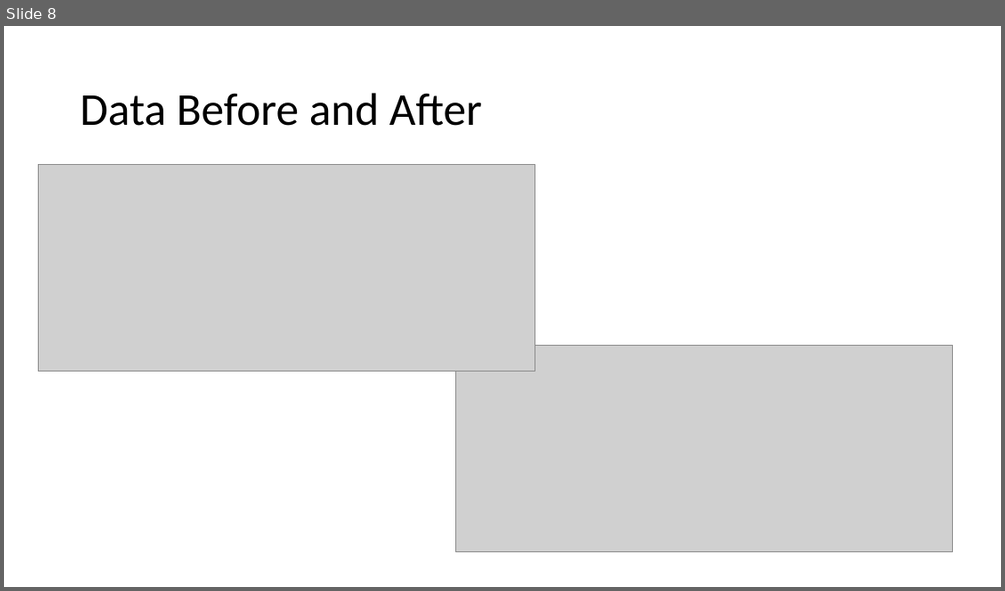
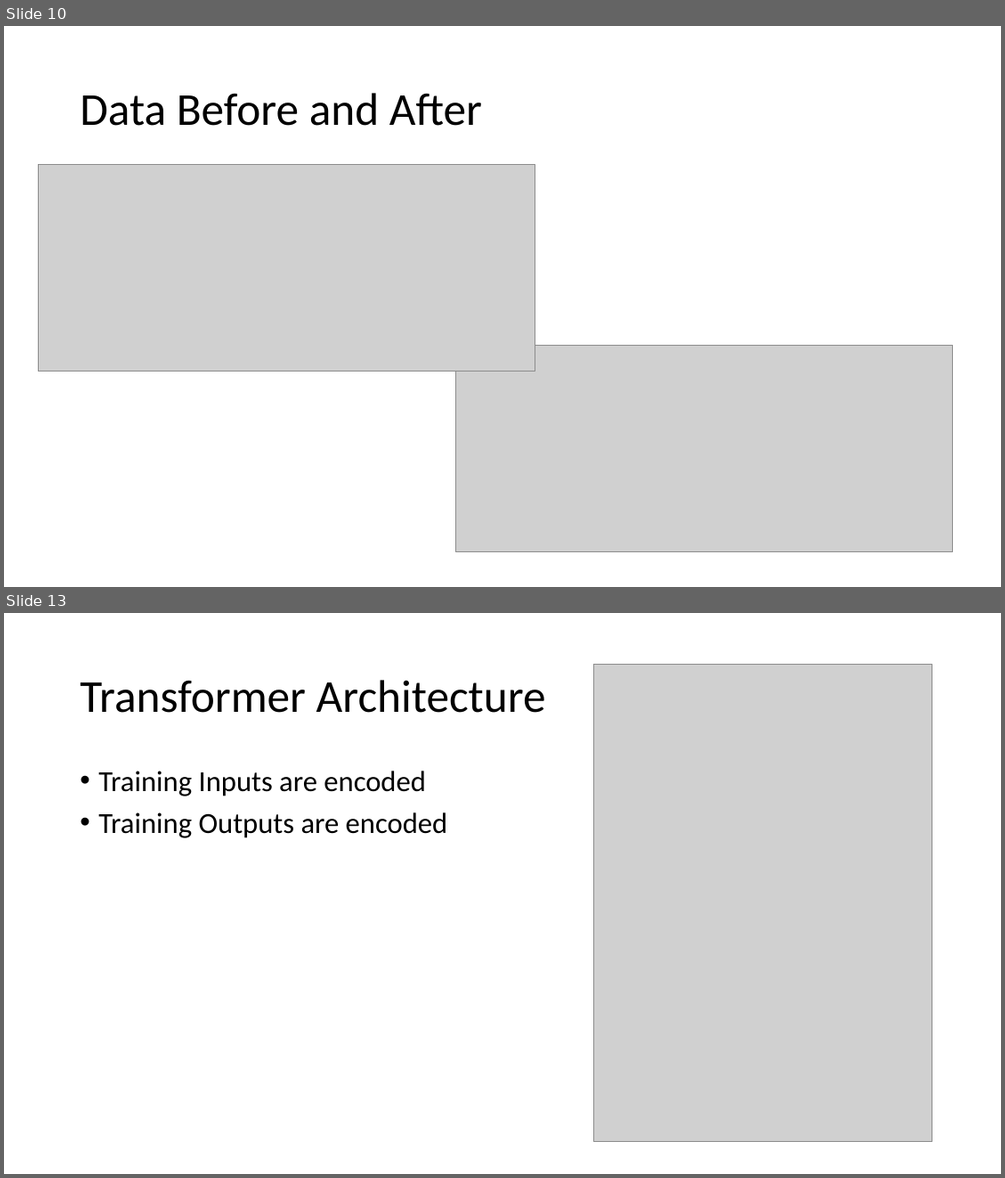
Before and after one commit to hi2gage/eind_558, a slide deck: comp_project/Final_Presentation.pptx. Shown one above the other, each under a label of ours: slide 8 before the commit, slides 10 and 13 after it; the slides between them are not shown. The pictures are 1005x591 and 1005x1178 pixels, drawn with LibreOffice and Linux fonts; fonts in the diff are those of the drawing; grey boxes stand for pictures. Boxes give left, top, right and bottom in pixels: in the first picture for what was removed or moved away, otherwise in the second. Text is boxed around its words. In the diff, an @@ line names an element or a change of style, - is before the commit and + after.

```diff
--- a/comp_project/Final_Presentation.pptx
+++ b/comp_project/Final_Presentation.pptx
@@ slide 13 added at box(4, 613, 1001, 1174), background #FFFFFF @@
@@ picture added at box(594, 665, 933, 1142) @@
@@ title added at box(80, 680, 546, 713), 44 pt, text #000000 @@
+Transformer Architecture
@@ text added at box(98, 771, 448, 838), 28 pt, text #000000 @@
+• Training Inputs are encoded
+• Training Outputs are encoded
@@ what was slide 8 is now slide 10 @@
```
Also in this commit, not shown: 5 slides changed, 5 other slides added, 2 slides removed, 7 other files.
